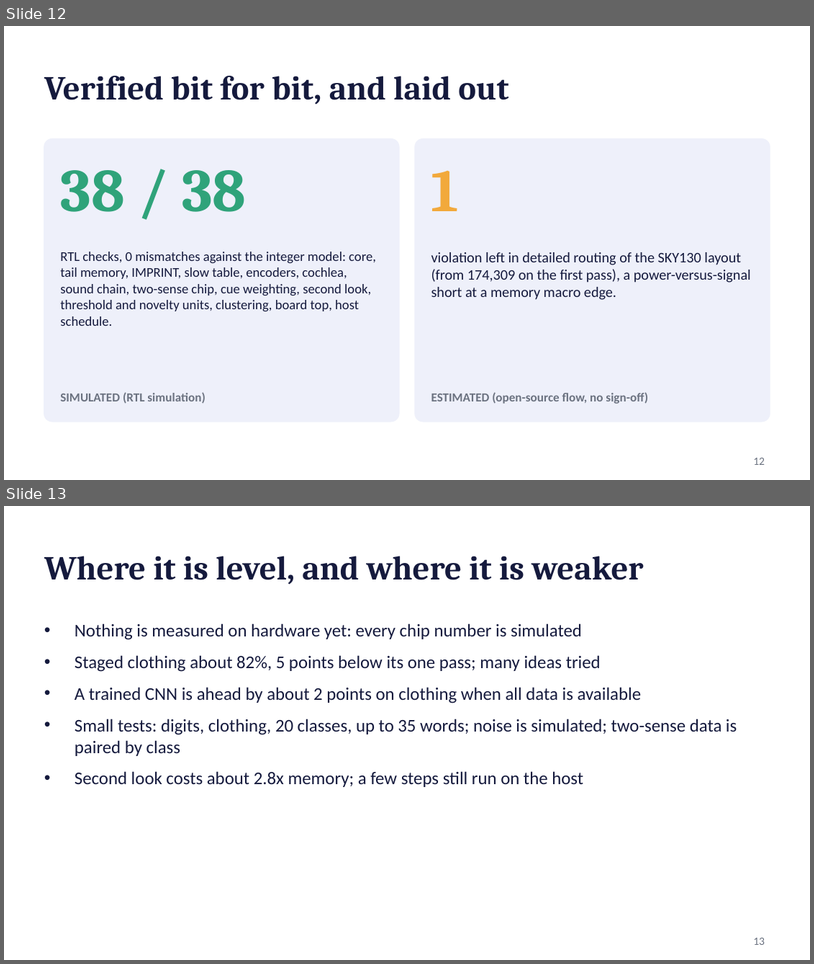
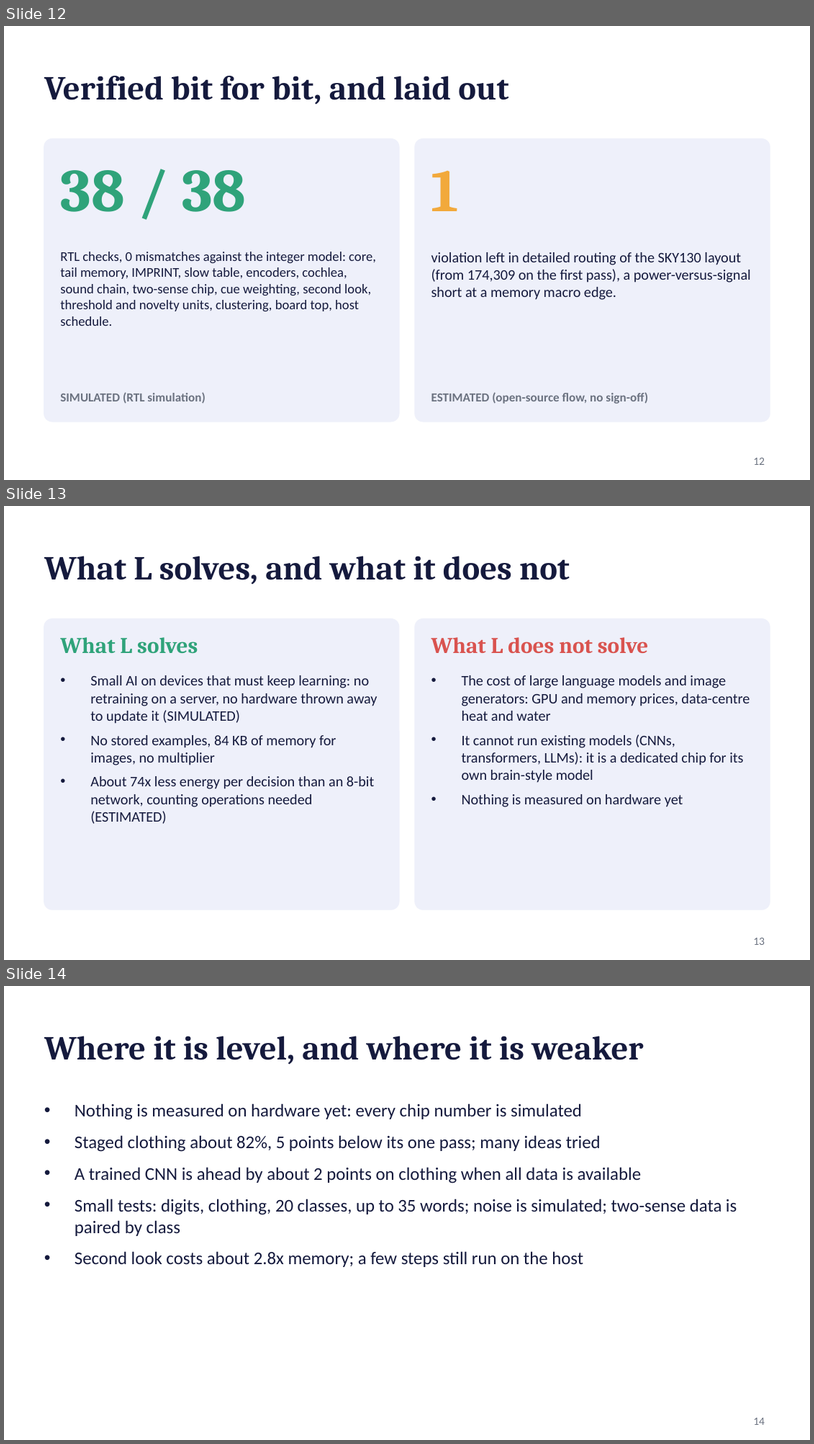
Before and after one commit to kurosaki11op-art/gpu2.0, a slide deck: docs/L_pitch_draft.pptx. Shown one above the other, each under a label of ours: slides 12 and 13 before the commit, slides 12, 13 and 14 after it. The pictures are 814x964 and 814x1444 pixels, drawn with LibreOffice and Linux fonts; fonts in the diff are those of the drawing. Boxes give left, top, right and bottom in pixels: in the first picture for what was removed or moved away, otherwise in the second. Text is boxed around its words. In the diff, an @@ line names an element or a change of style, - is before the commit and + after.

```diff
--- a/docs/L_pitch_draft.pptx
+++ b/docs/L_pitch_draft.pptx
@@ slide 13 added at (x1=4, y1=506, x2=810, y2=960), background #FFFFFF @@
@@ title added at (x1=44, y1=556, x2=570, y2=584), 30 pt, text #151A3D, bold @@
+What L solves, and what it does not
@@ rounded rectangle added at (x1=44, y1=619, x2=399, y2=909), fill #EEF0FA, outline #EEF0FA 1 pt @@
@@ rounded rectangle added at (x1=415, y1=619, x2=770, y2=909), fill #EEF0FA, outline #EEF0FA 1 pt @@
@@ text added at (x1=60, y1=637, x2=198, y2=654), 20 pt, text #2FA37A, bold @@
+What L solves
@@ text added at (x1=432, y1=637, x2=649, y2=653), 20 pt, text #D9534F, bold @@
+What L does not solve
@@ text added at (x1=90, y1=675, x2=377, y2=824), 13 pt, text #151A3D @@
+• Small AI on devices that must keep learning: no retraining on a server, no hardware thrown away to update it (SIMULATED)
+• No stored examples, 84 KB of memory for images, no multiplier
+• About 74x less energy per decision than an 8-bit network, counting operations needed (ESTIMATED)
@@ text added at (x1=462, y1=675, x2=750, y2=807), 13 pt, text #151A3D @@
+• The cost of large language models and image generators: GPU and memory prices, data-centre heat and water
+• It cannot run existing models (CNNs, transformers, LLMs): it is a dedicated chip for its own brain-style model
+• Nothing is measured on hardware yet
@@ page number added at (x1=754, y1=937, x2=765, y2=944), 10 pt, text #6B7280 @@
+13
@@ what was slide 13 is now slide 14 @@
@@ page number at (x1=754, y1=1417, x2=765, y2=1424): text changed @@
-13
+14
```
Also in this commit, not shown: 2 slides changed, 1 other slide added, 2 other files.
